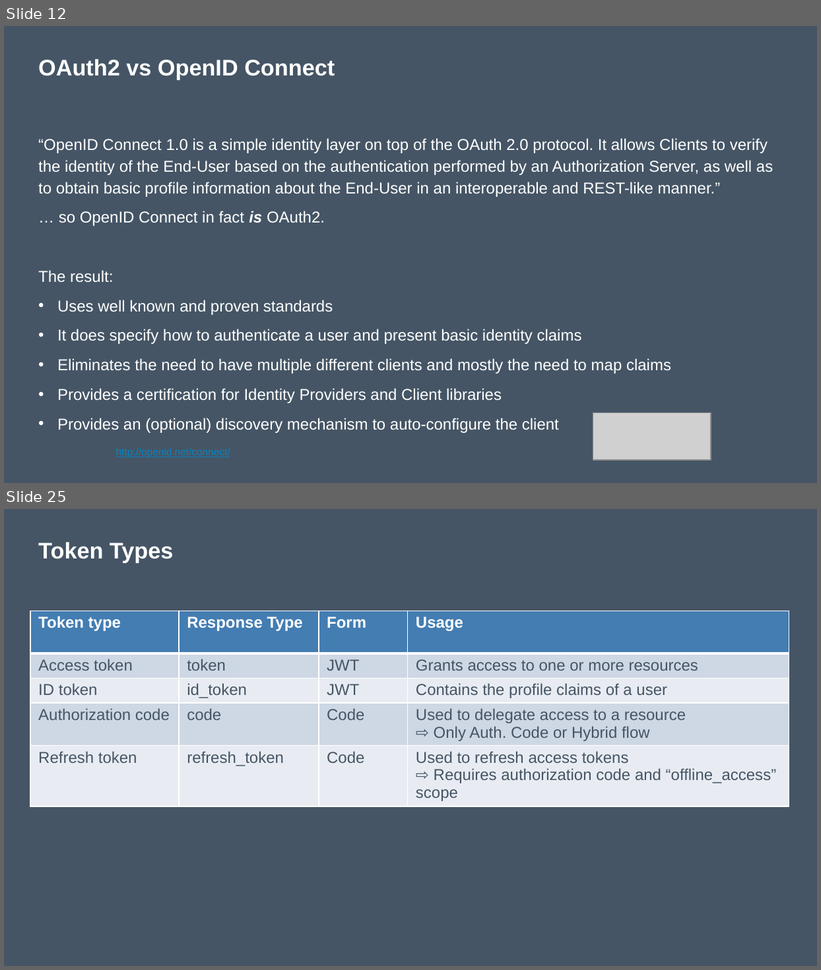
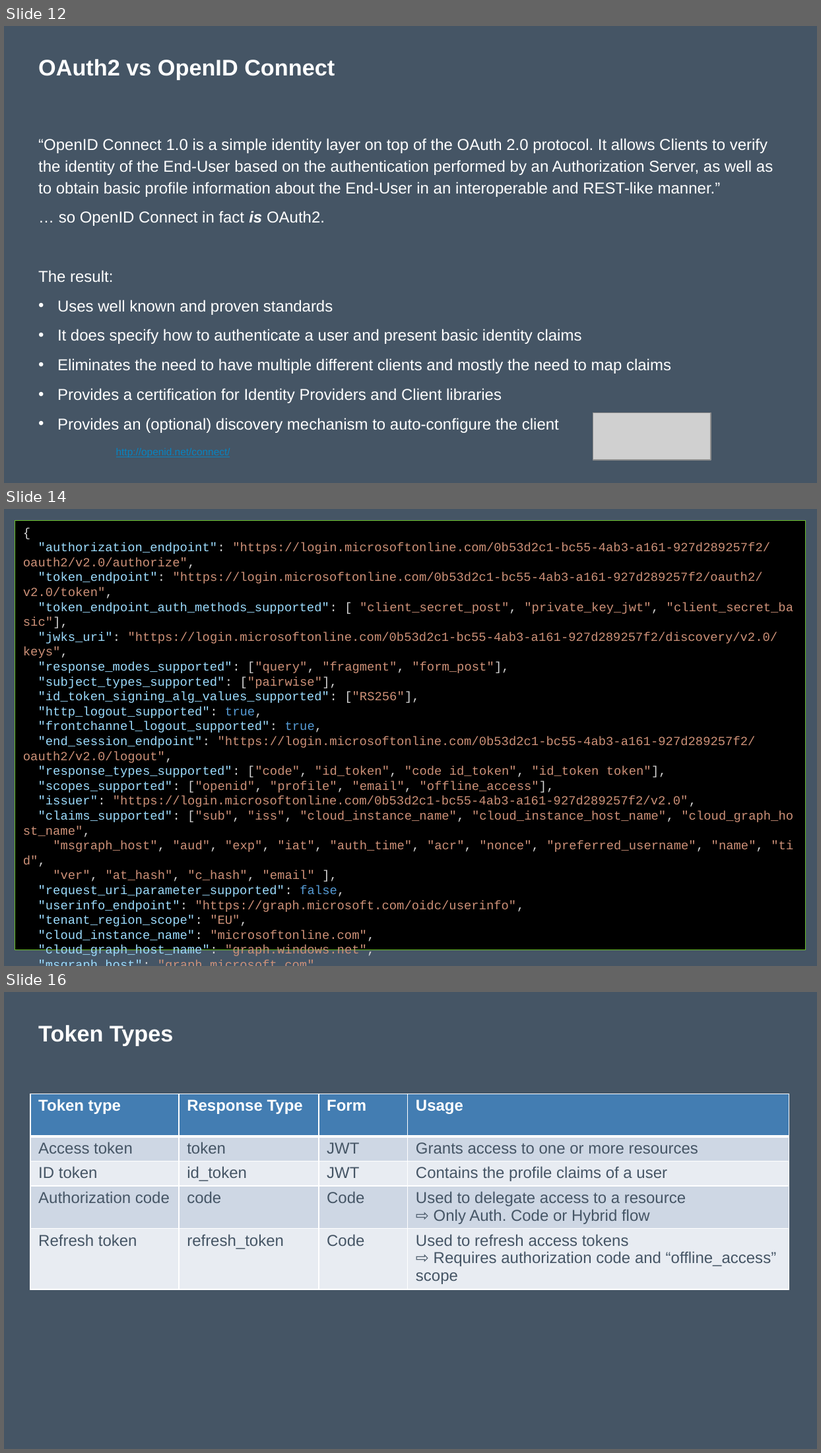
Before and after one commit to nickverschueren/devcruise-2019, a slide deck: Slides/OAuthAndOpenIdConnect.pptx. Shown one above the other, each under a label of ours: slides 12 and 25 before the commit, slides 12, 14 and 16 after it; the slides between them are not shown. The pictures are 821x970 and 821x1453 pixels, drawn with LibreOffice and Linux fonts; fonts in the diff are those of the drawing; grey boxes stand for pictures. Boxes give left, top, right and bottom in pixels: in the first picture for what was removed or moved away, otherwise in the second. Text is boxed around its words. In the diff, an @@ line names an element or a change of style, - is before the commit and + after.

```diff
--- a/Slides/OAuthAndOpenIdConnect.pptx
+++ b/Slides/OAuthAndOpenIdConnect.pptx
@@ slide 14 added at [4, 509, 817, 966], background #455565 @@
@@ text added at [15, 520, 806, 951], fill #000000, outline #69BE28 0.75 pt, 11 pt, text #CE9178 @@
+{
+"authorization_endpoint": "https://login.microsoftonline.com/0b53d2c1-bc55-4ab3-a161-927d289257f2/oauth2/v2.0/authorize",
+"token_endpoint": "https://login.microsoftonline.com/0b53d2c1-bc55-4ab3-a161-927d289257f2/oauth2/v2.0/token",
+"token_endpoint_auth_methods_supported": [ "client_secret_post", "private_key_jwt", "client_secret_basic"],
+"jwks_uri": "https://login.microsoftonline.com/0b53d2c1-bc55-4ab3-a161-927d289257f2/discovery/v2.0/keys",
+"response_modes_supported": ["query", "fragment", "form_post"],
+"subject_types_supported": ["pairwise"],
+"id_token_signing_alg_values_supported": ["RS256"],
+"http_logout_supported": true,
+"frontchannel_logout_supported": true,
+"end_session_endpoint": "https://login.microsoftonline.com/0b53d2c1-bc55-4ab3-a161-927d289257f2/oauth2/v2.0/logout",
+"response_types_supported": ["code", "id_token", "code id_token", "id_token token"],
+"scopes_supported": ["openid", "profile", "email", "offline_access"],
+"issuer": "https://login.microsoftonline.com/0b53d2c1-bc55-4ab3-a161-927d289257f2/v2.0",
+"claims_supported": ["sub", "iss", "cloud_instance_name", "cloud_instance_host_name", "cloud_graph_host_name",
+"msgraph_host", "aud", "exp", "iat", "auth_time", "acr", "nonce", "preferred_username", "name", "tid",
+"ver", "at_hash", "c_hash", "email" ],
+"request_uri_parameter_supported": false,
+"userinfo_endpoint": "https://graph.microsoft.com/oidc/userinfo",
+"tenant_region_scope": "EU",
+"cloud_instance_name": "microsoftonline.com",
+"cloud_graph_host_name": "graph.windows.net",
+"msgraph_host": "graph.microsoft.com",
+"rbac_url": "https://pas.windows.net"
+}
@@ what was slide 25 is now slide 16 @@
```
Also in this commit, not shown: 10 slides changed, 11 other slides added, 1 other file.
